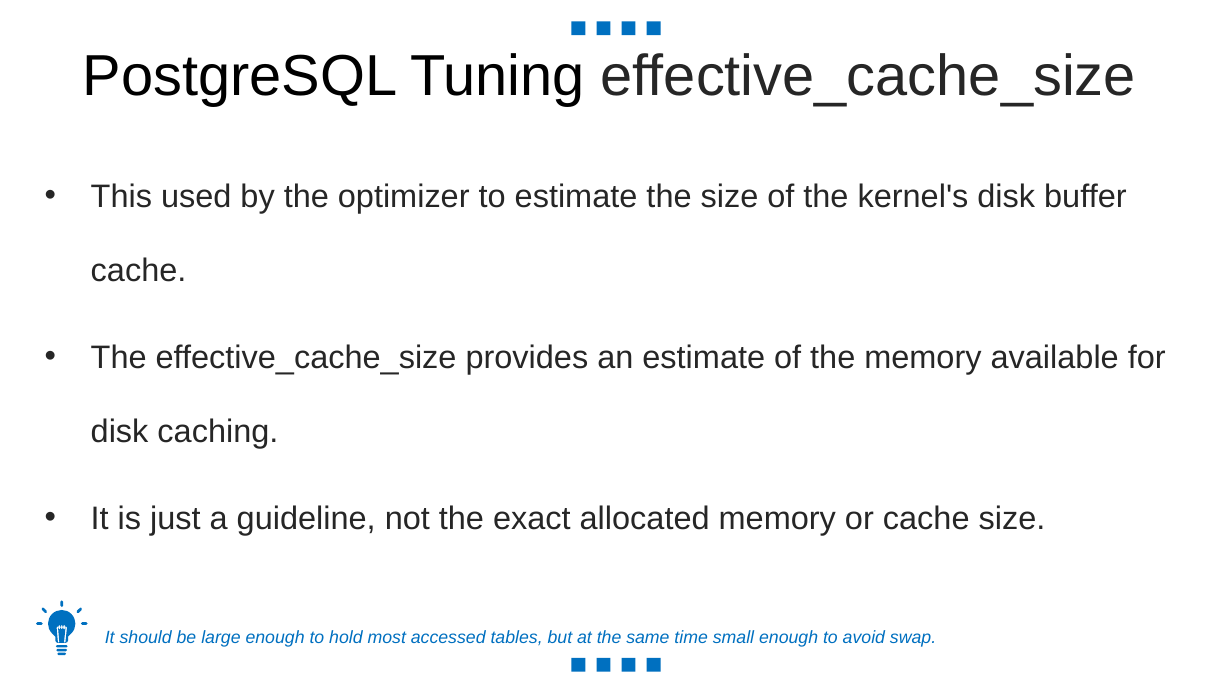
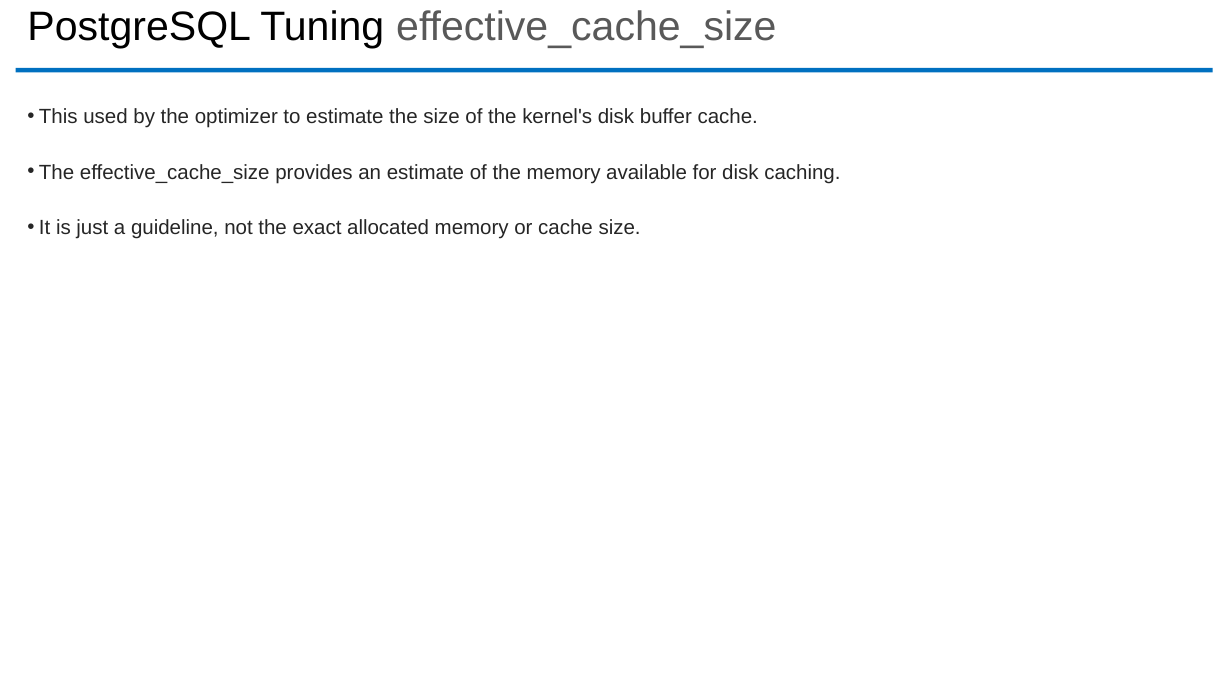
Before and after one commit to ibrarahmad/PostgreSQLTalks, a slide deck: slide 14 of Conferences/PostgreSQL Conf Asia -2020[Online]/Performance-Tuning.pptx. Drawn at 1232x693 pixels with LibreOffice and Linux fonts; fonts in the diff are those of the drawing. Boxes give left, top, right and bottom in pixels: in the first picture for what was removed or moved away, otherwise in the second. Text is boxed around its words. In the diff, an @@ line names an element or a change of style, - is before the commit and + after.

Commit message:
PostgreSQL Conference CHINA and PGConf Asia 2020.
1 - Deep Dive ToPostgreSQL Indexes
2 - Performance Tuning
3 - PostgreSQL Security

```diff
--- a/Conferences/PostgreSQL Conf Asia -2020[Online]/Performance-Tuning.pptx
+++ b/Conferences/PostgreSQL Conf Asia -2020[Online]/Performance-Tuning.pptx
@@ title "PostgreSQL Tuning effective_cache_size": place and size @@
-title "PostgreSQL Tuning effective_cache_size" at box(83, 53, 1136, 105)
+title "PostgreSQL Tuning effective_cache_size" at box(27, 10, 776, 49)
@@ title "PostgreSQL Tuning effective_cache_size" at box(27, 10, 776, 49): size 45 to 32 pt; text colour #262626 to #595959 in "effective_cache_size"; alignment centre to left; less space between paragraphs @@
@@ rectangle removed at box(571, 21, 585, 35) @@
@@ rectangle removed at box(622, 21, 636, 35) @@
@@ rectangle removed at box(647, 21, 661, 35) @@
@@ rectangle: place and size @@
-rectangle at box(597, 21, 611, 35)
+rectangle at box(16, 67, 1214, 72)
@@ rectangle at box(16, 67, 1214, 72): mirrored @@
@@ text "This used by the optimizer ...": place and size @@
-text "This used by the optimizer ..." at box(91, 183, 1166, 535)
+text "This used by the optimizer ..." at box(39, 108, 840, 239)
@@ text "This used by the optimizer ..." at box(39, 108, 840, 239): size 25.3 to 16 pt; indent changed; line spacing 1.9 to 2; less space between paragraphs; vertical alignment middle to top @@
@@ freeform shape removed at box(36, 601, 87, 656) @@
@@ text removed at box(105, 630, 936, 647) @@
-It should be large enough to hold most accessed tables, but at the same time small enough to avoid swap.
@@ group removed at box(571, 658, 661, 672): 4 rectangles @@
```
Also in this commit, not shown: 34 other slides changed, 2 slides added, 2 slides removed, 1 other file.
